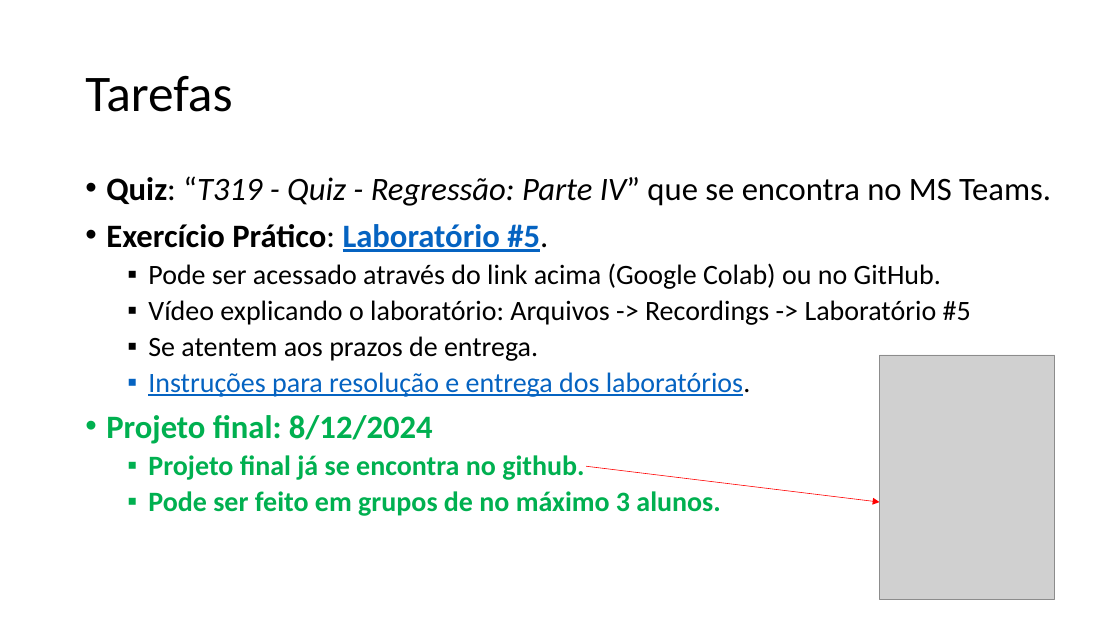
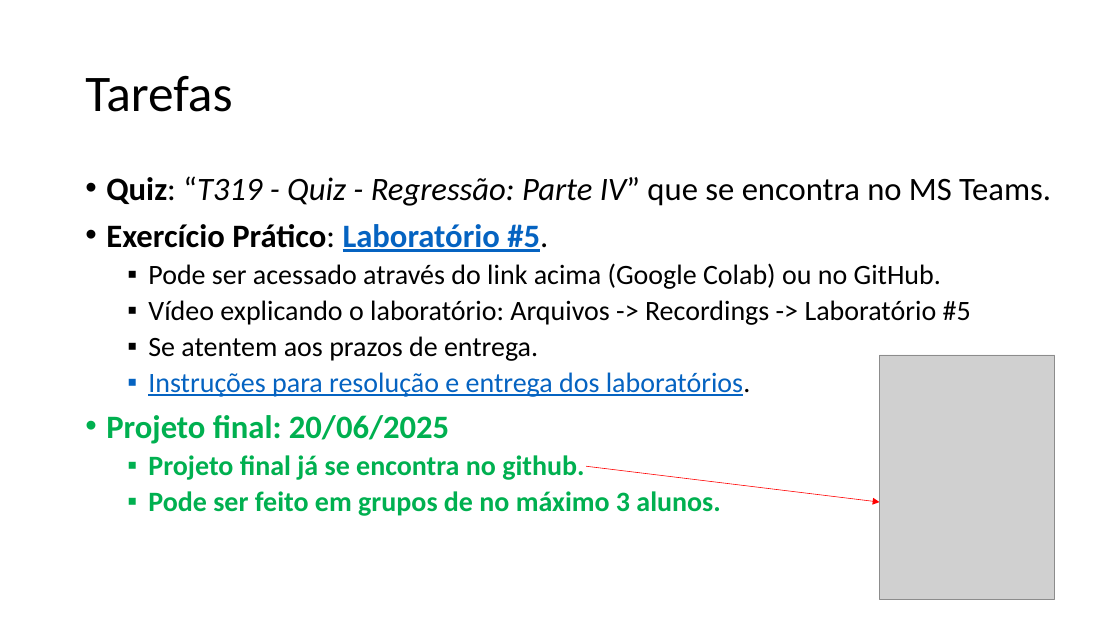
Before and after one commit to zz4fap/t319_aprendizado_de_maquina, a slide deck: slide 31 of slides/T319_Regressão_Linear (Parte IV).pptx. Drawn at 1120x630 pixels with LibreOffice and Linux fonts; fonts in the diff are those of the drawing; grey boxes stand for pictures. Boxes give left, top, right and bottom in pixels: in the first picture for what was removed or moved away, otherwise in the second. Text is boxed around its words. In the diff, an @@ line names an element or a change of style, - is before the commit and + after.

```diff
--- a/slides/T319_Regressão_Linear (Parte IV).pptx
+++ b/slides/T319_Regressão_Linear (Parte IV).pptx
@@ text at [106, 415, 449, 444]: text changed @@
-• Projeto final: 8/12/2024
+• Projeto final: 20/06/2025
```
Also in this commit, not shown: 3 other files.
